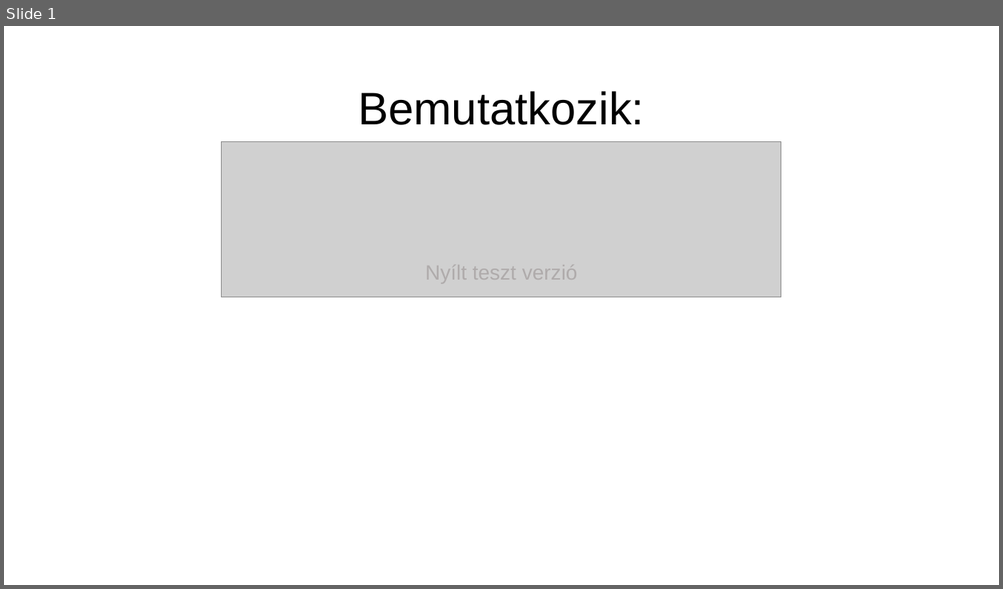
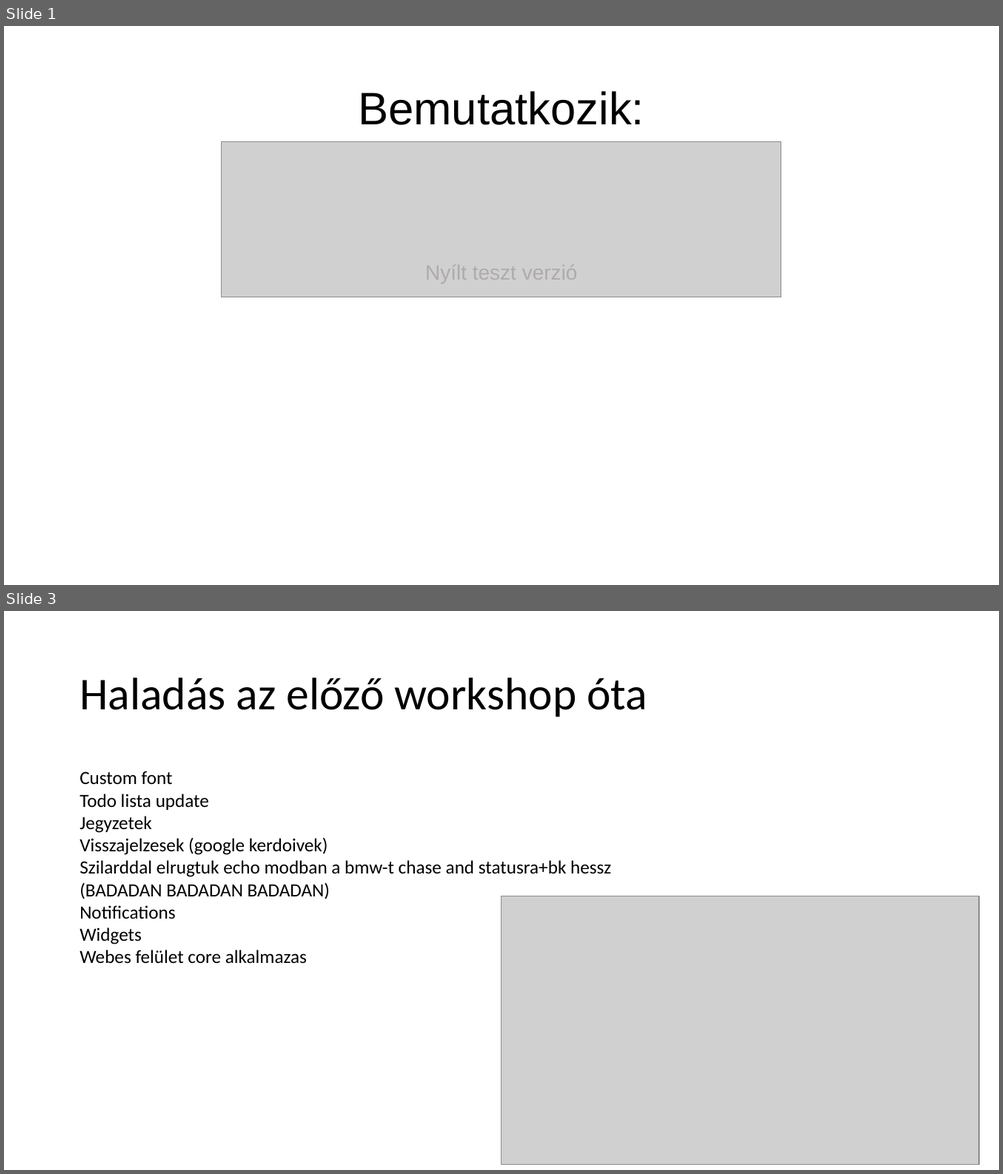
Before and after one commit to net0218game/ClassMate-HYPE, a slide deck: Images/banner/banner.pptx. Shown one above the other, each under a label of ours: slide 1 before the commit, slides 1 and 3 after it; the slides between them are not shown. The pictures are 1003x589 and 1003x1174 pixels, drawn with LibreOffice and Linux fonts; fonts in the diff are those of the drawing; grey boxes stand for pictures. Boxes give left, top, right and bottom in pixels: in the first picture for what was removed or moved away, otherwise in the second. Text is boxed around its words. In the diff, an @@ line names an element or a change of style, - is before the commit and + after.

Commit message:
ppt:D

```diff
--- a/Images/banner/banner.pptx
+++ b/Images/banner/banner.pptx
@@ slide 3 added at (4,611,999,1170), background #FFFFFF @@
@@ title added at (79,678,647,717), 44 pt, text #000000 @@
+Haladás az előző workshop óta
@@ text added at (79,771,611,964), 18 pt, text #000000 @@
+Custom font
+Todo lista update
+Jegyzetek
+Visszajelzesek (google kerdoivek)
+Szilarddal elrugtuk echo modban a bmw-t chase and statusra+bk hessz (BADADAN BADADAN BADADAN)
+Notifications
+Widgets
+Webes felület core alkalmazas
@@ picture added at (502,897,979,1165) @@
```
Also in this commit, not shown: 7 other slides added, 2 other files.
